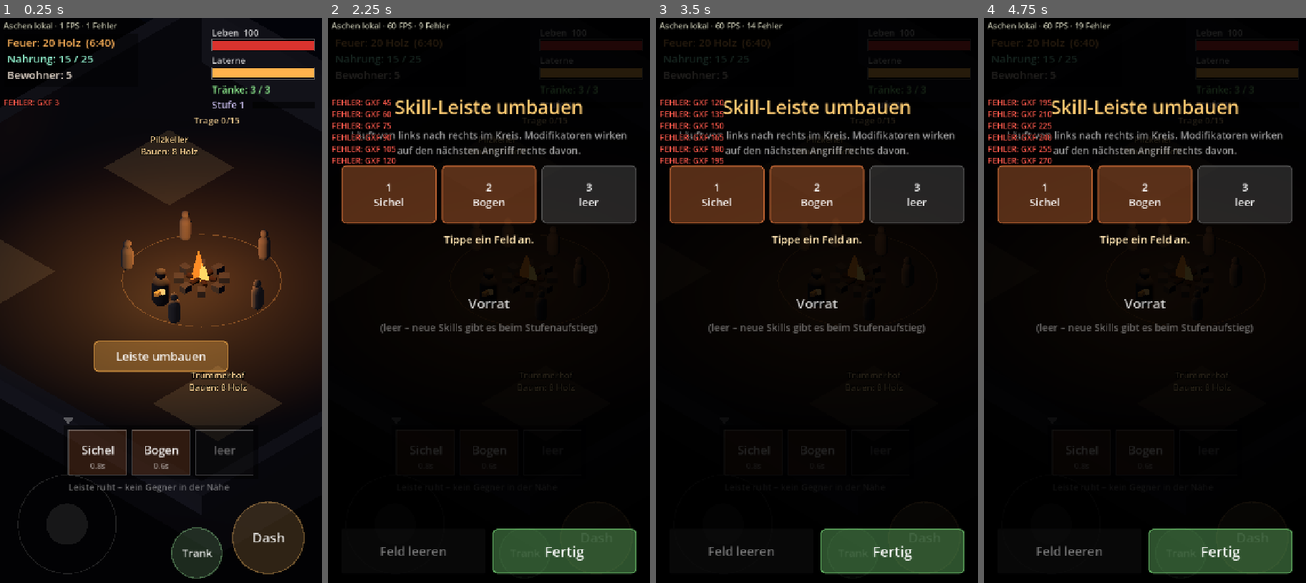
Above: before the commit, frames 1-4 (left to right).
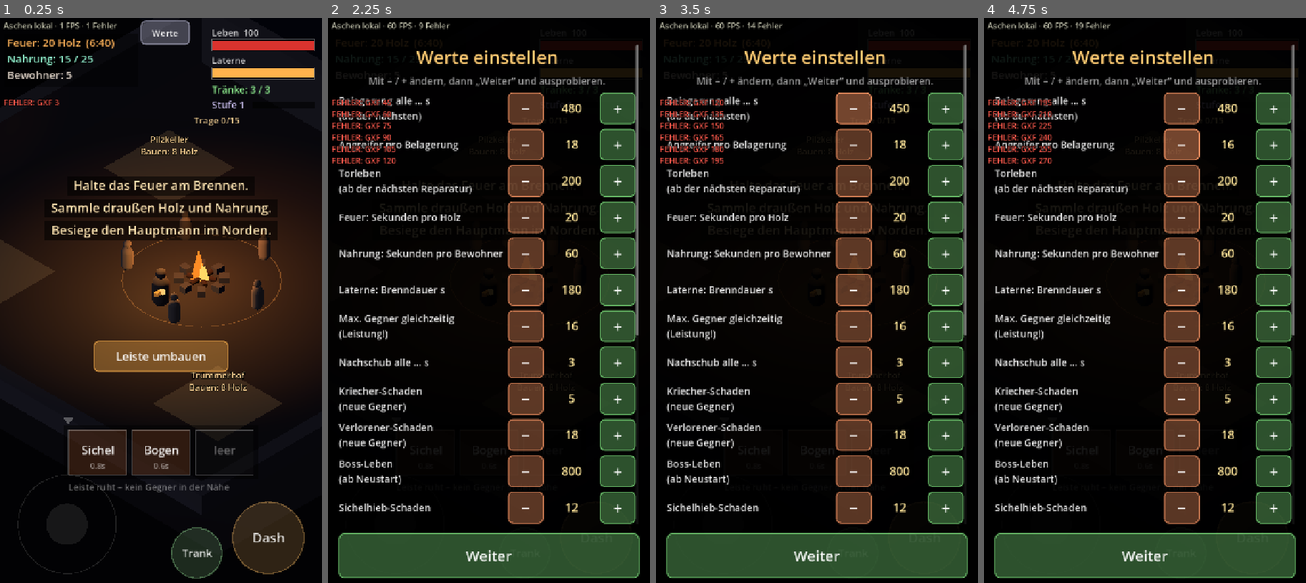
Above: after the commit, the same moments.

Repository: mxbstudio/Ashen
Game: Godot game, scene res://scenes/main.tscn
Two runs of this game, one before a commit and one after it. Both use one fixed random seed, a clock stepped at 60 frames per second and the inputs below.
Inputs (mouse positions are in pixels of both pictures, inside the frame that each line leads up to):
- Up to frame 1 (0.25 s): no input
- Up to frame 2 (2.25 s): click "Leiste umbauen" at 0.5 s; click "Fertig" at 1.25 s; click "Leiste umbauen" (after the commit: "Werte") at 2 s
- Up to frame 3 (3.5 s): click (852, 108) at 2.75 s, where only the run after the commit has a clickable "−"
- Up to frame 4 (4.75 s): click (1273, 108) at 3.5 s, where only the run after the commit has a clickable "+"; click (1180, 142) at 4.25 s, where only the run after the commit has a clickable "−"

The runs differ from the first frame. In frame 1, 4.6% of the frame differs, in the area x 16-87%, y 0-40%; in frame 2, 34%, in the area x 3-97%, y 4-100%; in frame 3, 34%; in frame 4, 34%.

Commit message:
Etappe 8: Werte-Menü im Spiel, Wegweiser zu Tor und Leuchtfeuer, Ziel-Hinweis beim Start
Co-Authored-By: Claude Opus 5.5 <noreply@anthropic.com>
Claude-Session: https://claude.ai/code/session_01SBzu77qtinPeJUBJ9PgzyB

Diff:
--- a/scenes/main.tscn
+++ b/scenes/main.tscn
@@ -18,6 +18,7 @@
 [ext_resource type="Script" path="res://scripts/beacon.gd" id="16"]
 [ext_resource type="Script" path="res://scripts/siege.gd" id="17"]
 [ext_resource type="Script" path="res://scripts/ui/travel_button.gd" id="18"]
+[ext_resource type="Script" path="res://scripts/ui/tuning_panel.gd" id="19"]
 
 [sub_resource type="Environment" id="Env_1"]
 background_mode = 1
@@ -143,6 +144,14 @@
 player = NodePath("../../Player")
 touch_controls = NodePath("../TouchControls")
 
+[node name="Tuning" type="Control" parent="UI" node_paths=PackedStringArray("touch_controls")]
+layout_mode = 3
+anchors_preset = 15
+anchor_right = 1.0
+anchor_bottom = 1.0
+script = ExtResource("19")
+touch_controls = NodePath("../TouchControls")
+
 [node name="GameOver" type="Control" parent="UI" node_paths=PackedStringArray("touch_controls")]
 layout_mode = 3
 anchors_preset = 15
--- a/scripts/config.gd
+++ b/scripts/config.gd
@@ -171,7 +171,8 @@
 var button_radius := 80.0
 
 
-var _defaults := {}
+var _defaults := {}                # Werte, auf die "Neu starten" zurücksetzt
+var _originals := {}               # Werte genau wie in dieser Datei
 
 
 func _ready() -> void:
@@ -179,7 +180,18 @@
 	for prop in get_property_list():
 		if prop["usage"] & PROPERTY_USAGE_SCRIPT_VARIABLE and not prop["name"].begins_with("_"):
 			_defaults[prop["name"]] = get(prop["name"])
+			_originals[prop["name"]] = get(prop["name"])
 	_setup_input()
+
+
+## Im Werte-Menü verstellter Wert soll auch nach "Neu starten" gelten.
+func keep_as_default(key: String) -> void:
+	_defaults[key] = get(key)
+
+
+## Ursprünglicher Wert aus dieser Datei (für "Änderungen anzeigen").
+func original(key: String):
+	return _originals.get(key)
 
 
 ## Alle Werte auf die Startwerte zurücksetzen (z. B. nach Niederlage/Neustart).
--- a/scripts/hud.gd
+++ b/scripts/hud.gd
@@ -38,8 +38,8 @@
 
 
 ## Kurze Meldung in der Bildschirmmitte (z. B. "Abgeladen: +5 Holz").
-func toast(text: String) -> void:
-	_toasts.append([text, 2.5])
+func toast(text: String, duration := 2.5) -> void:
+	_toasts.append([text, duration])
 	if _toasts.size() > 4:
 		_toasts.pop_front()
 
@@ -98,6 +98,7 @@
 		draw_string(font, Vector2(x, y + 22), "Vorrat: %d Skill(s)" % player.skill_bar.stash.size(),
 				HORIZONTAL_ALIGNMENT_LEFT, -1, 20, Color(1, 0.85, 0.5, 0.9))
 	_draw_fortress(font)
+	_draw_pointers(font)
 	_draw_siege(font)
 	_draw_boss(font)
 	_draw_toasts(font)
@@ -296,3 +297,40 @@
 	draw_rect(Rect2(x, by, w, 22), Color(0, 0, 0, 0.65))
 	draw_rect(Rect2(x + 2, by + 2, (w - 4) * clampf(frac, 0.0, 1.0), 18), col)
 	draw_rect(Rect2(x, by, w, 22), Color(1, 1, 1, 0.35), false, 2.0)
+
+
+## Wegweiser am Bildschirmrand: zum Tor (orange) und zum Leuchtfeuer (blau),
+## wenn sie gerade nicht im Bild sind und der Hüter draußen ist.
+func _draw_pointers(font: Font) -> void:
+	if not player.is_alive() or player.global_position.z > -11.0:
+		return
+	var cam := get_viewport().get_camera_3d()
+	if cam == null:
+		return
+	_pointer(font, cam, Vector3(0, 0, -12), "Tor", Color(1, 0.7, 0.3))
+	var beacon := get_tree().get_first_node_in_group("beacon")
+	if beacon and beacon.lit:
+		_pointer(font, cam, beacon.global_position, "Leuchtfeuer", Color(0.6, 0.8, 1.0))
+
+
+func _pointer(font: Font, cam: Camera3D, world: Vector3, label: String, col: Color) -> void:
+	var p := cam.unproject_position(world)
+	var inner := Rect2(Vector2(70, 230), size - Vector2(140, 230 + 420))
+	if inner.grow(60).has_point(p):
+		return   # sichtbar genug, kein Pfeil nötig
+	var center := size / 2.0
+	var dir := (p - center).normalized()
+	# Schnittpunkt mit dem inneren Rechteck
+	var t := INF
+	if dir.x != 0.0:
+		t = minf(t, ((inner.end.x if dir.x > 0 else inner.position.x) - center.x) / dir.x)
+	if dir.y != 0.0:
+		t = minf(t, ((inner.end.y if dir.y > 0 else inner.position.y) - center.y) / dir.y)
+	var at := center + dir * t
+	var side := Vector2(-dir.y, dir.x)
+	var pts := PackedVector2Array([at + dir * 26.0, at - dir * 10.0 + side * 18.0, at - dir * 10.0 - side * 18.0])
+	draw_colored_polygon(pts, Color(col, 0.85))
+	var ts := font.get_string_size(label, HORIZONTAL_ALIGNMENT_CENTER, -1, 20)
+	var lp := at - dir * 40.0 - Vector2(ts.x / 2.0, -6)
+	draw_string_outline(font, lp, label, HORIZONTAL_ALIGNMENT_LEFT, -1, 20, 6, Color(0, 0, 0, 0.8))
+	draw_string(font, lp, label, HORIZONTAL_ALIGNMENT_LEFT, -1, 20, col)
--- a/scripts/main.gd
+++ b/scripts/main.gd
@@ -14,6 +14,10 @@
 	fortress.fire_out.connect(_on_fire_out)
 	siege.siege_ended.connect(_on_siege_ended)
 	_spawn_boss()
+	# kurzer Ziel-Hinweis beim Start
+	get_tree().call_group("hud", "toast", "Halte das Feuer am Brennen.", 6.0)
+	get_tree().call_group("hud", "toast", "Sammle draußen Holz und Nahrung.", 6.0)
+	get_tree().call_group("hud", "toast", "Besiege den Hauptmann im Norden.", 6.0)
 
 
 func _spawn_boss() -> void:
--- /dev/null
+++ b/scripts/ui/tuning_panel.gd
@@ -0,0 +1,178 @@
+## Werte-Menü: wichtige Spielwerte im Spiel mit − / + verändern und sofort ausprobieren.
+## "Änderungen anzeigen" listet alles auf, was vom Standard abweicht – zum Abschreiben
+## oder Kopieren, damit wir die Werte danach fest in config.gd übernehmen.
+## Pausiert das Spiel, solange es offen ist. Gilt bis zum Schließen des Browsers
+## (auch "Neu starten" behält die eingestellten Werte).
+extends Control
+
+@export var touch_controls: Control
+
+## [Anzeigename, Wert in Config (oder "sfx"), Minimum, Maximum, Schritt, Hinweis]
+const ENTRIES := [
+	["Belagerung alle … s", "siege_interval", 60, 900, 30, "ab der nächsten"],
+	["Angreifer pro Belagerung", "siege_size", 4, 50, 2, ""],
+	["Torleben", "gate_health", 50, 600, 25, "ab der nächsten Reparatur"],
+	["Feuer: Sekunden pro Holz", "fire_seconds_per_wood", 5, 60, 5, ""],
+	["Nahrung: Sekunden pro Bewohner", "food_seconds_per_person", 20, 180, 10, ""],
+	["Laterne: Brenndauer s", "lantern_burn_time", 60, 480, 20, ""],
+	["Max. Gegner gleichzeitig", "max_enemies", 4, 30, 2, "Leistung!"],
+	["Nachschub alle … s", "spawn_interval", 1.0, 10.0, 0.5, ""],
+	["Kriecher-Schaden", "crawler_damage", 1, 20, 1, "neue Gegner"],
+	["Verlorener-Schaden", "lost_damage", 5, 60, 1, "neue Gegner"],
+	["Boss-Leben", "hp_boss", 200, 3000, 100, "ab Neustart"],
+	["Sichelhieb-Schaden", "sickle_damage", 4, 40, 1, ""],
+	["Bogenschuss-Schaden", "bow_damage", 3, 30, 1, ""],
+	["EP für Stufe 2", "xp_first_level", 2, 40, 1, ""],
+	["EP mehr pro Stufe", "xp_level_step", 0, 30, 1, ""],
+	["Laufgeschwindigkeit", "player_speed", 3.0, 10.0, 0.5, ""],
+	["Kamera-Breite m", "camera_width", 8, 26, 1, ""],
+	["Lautstärke dB", "sfx", -30, 6, 2, ""],
+]
+
+var _box: VBoxContainer
+var _value_labels := {}
+var _changes_label: Label
+var _menu_button: Button
+
+
+func _ready() -> void:
+	process_mode = Node.PROCESS_MODE_ALWAYS
+	set_anchors_preset(Control.PRESET_FULL_RECT)
+	mouse_filter = Control.MOUSE_FILTER_STOP
+	add_to_group("touch_blockers")
+	visible = false
+	var bg := ColorRect.new()
+	bg.color = Color(0, 0, 0, 0.9)
+	bg.set_anchors_preset(Control.PRESET_FULL_RECT)
+	add_child(bg)
+	var scroll := ScrollContainer.new()
+	scroll.set_anchors_preset(Control.PRESET_FULL_RECT)
+	scroll.offset_left = 24
+	scroll.offset_right = -24
+	scroll.offset_top = 60
+	scroll.offset_bottom = -150
+	scroll.horizontal_scroll_mode = ScrollContainer.SCROLL_MODE_DISABLED
+	add_child(scroll)
+	_box = VBoxContainer.new()
+	_box.size_flags_horizontal = Control.SIZE_EXPAND_FILL
+	_box.add_theme_constant_override("separation", 10)
+	scroll.add_child(_box)
+	_box.add_child(UiStyle.label("Werte einstellen", 40, Color(1, 0.8, 0.45)))
+	_box.add_child(UiStyle.label("Mit − / + ändern, dann „Weiter“ und ausprobieren.", 22, Color(1, 1, 1, 0.6)))
+	for e in ENTRIES:
+		_box.add_child(_row(e))
+	var show := UiStyle.button("Änderungen anzeigen / kopieren", Color(0.5, 0.7, 1.0), 24, Vector2(0, 80))
+	show.pressed.connect(_show_changes)
+	_box.add_child(show)
+	_changes_label = UiStyle.label("", 22, Color(0.8, 0.9, 1.0))
+	_box.add_child(_changes_label)
+	var reset := UiStyle.button("Alles auf Standard", Color(0.7, 0.7, 0.7), 24, Vector2(0, 80))
+	reset.pressed.connect(_reset_all)
+	_box.add_child(reset)
+	# fester "Weiter"-Knopf unten
+	var done := UiStyle.button("Weiter", Color(0.5, 0.9, 0.5), 32, Vector2(0, 100))
+	done.set_anchors_preset(Control.PRESET_BOTTOM_WIDE)
+	done.offset_left = 24
+	done.offset_right = -24
+	done.offset_top = -130
+	done.offset_bottom = -30
+	done.pressed.connect(close)
+	add_child(done)
+	# kleiner Knopf oben in der Mitte zum Öffnen
+	_menu_button = UiStyle.button("Werte", Color(0.7, 0.7, 0.8), 20, Vector2(110, 54))
+	_menu_button.add_to_group("touch_blockers")
+	_menu_button.pressed.connect(open)
+	add_sibling.call_deferred(_menu_button)
+
+
+func _process(_delta: float) -> void:
+	if _menu_button.is_inside_tree():
+		var vp := get_viewport_rect().size
+		_menu_button.position = Vector2((vp.x - _menu_button.size.x) / 2.0 + 10.0, 6)
+		var show := not get_tree().paused
+		if _menu_button.visible != show:
+			_menu_button.visible = show
+
+
+func _row(e: Array) -> Control:
+	var row := HBoxContainer.new()
+	row.add_theme_constant_override("separation", 8)
+	var name := UiStyle.label(e[0] + ("\n(%s)" % e[5] if e[5] != "" else ""), 22)
+	name.horizontal_alignment = HORIZONTAL_ALIGNMENT_LEFT
+	name.size_flags_horizontal = Control.SIZE_EXPAND_FILL
+	row.add_child(name)
+	var minus := UiStyle.button("−", Color(1, 0.6, 0.4), 34, Vector2(80, 70))
+	minus.pressed.connect(_step.bind(e, -1))
+	row.add_child(minus)
+	var val := UiStyle.label(_fmt(_read_value(e[1])), 26, Color(1, 0.9, 0.6))
+	val.custom_minimum_size = Vector2(110, 0)
+	row.add_child(val)
+	_value_labels[e[1]] = val
+	var plus := UiStyle.button("+", Color(0.5, 0.9, 0.5), 34, Vector2(80, 70))
+	plus.pressed.connect(_step.bind(e, 1))
+	row.add_child(plus)
+	return row
+
+
+func _read_value(key: String) -> float:
+	return Sfx.volume_db if key == "sfx" else float(Config.get(key))
+
+
+func _write_value(key: String, v: float) -> void:
+	if key == "sfx":
+		Sfx.volume_db = v
+		Sfx.play("pickup", 0.0, 0.0)
+		return
+	var old = Config.get(key)
+	Config.set(key, int(v) if typeof(old) == TYPE_INT else v)
+	Config.keep_as_default(key)
+
+
+func _fmt(v: float) -> String:
+	return str(int(v)) if is_equal_approx(v, roundf(v)) else "%.1f" % v
+
+
+func _step(e: Array, dir: int) -> void:
+	var v := clampf(_read_value(e[1]) + e[4] * dir, e[2], e[3])
+	_write_value(e[1], v)
+	_value_labels[e[1]].text = _fmt(_read_value(e[1]))
+	_changes_label.text = ""
+
+
+func open() -> void:
+	touch_controls.reset()
+	get_tree().paused = true
+	visible = true
+	for e in ENTRIES:
+		_value_labels[e[1]].text = _fmt(_read_value(e[1]))
+
+
+func close() -> void:
+	visible = false
+	get_tree().paused = false
+
+
+## Alles auflisten, was vom ursprünglichen Standard abweicht.
+func _show_changes() -> void:
+	var lines := []
+	for e in ENTRIES:
+		var now := _read_value(e[1])
+		var orig: float = -6.0 if e[1] == "sfx" else float(Config.original(e[1]))
+		if not is_equal_approx(now, orig):
+			lines.append("%s: %s → %s" % [e[0], _fmt(orig), _fmt(now)])
+	var text := "Keine Änderungen." if lines.is_empty() else "\n".join(lines)
+	_changes_label.text = text.replace("→", "->")
+	DisplayServer.clipboard_set("Aschen Werte:\n" + text)
+	if not lines.is_empty():
+		_changes_label.text += "\n(in die Zwischenablage kopiert)"
+
+
+func _reset_all() -> void:
+	for e in ENTRIES:
+		if e[1] == "sfx":
+			Sfx.volume_db = -6.0
+		else:
+			Config.set(e[1], Config.original(e[1]))
+			Config.keep_as_default(e[1])
+		_value_labels[e[1]].text = _fmt(_read_value(e[1]))
+	_changes_label.text = "Auf Standard zurückgesetzt."
Not shown: 1 places in scenes/main.tscn that only renumber resources
Not shown, added: scripts/ui/tuning_panel.gd.uid
Not shown, changed: FORTSCHRITT.md
